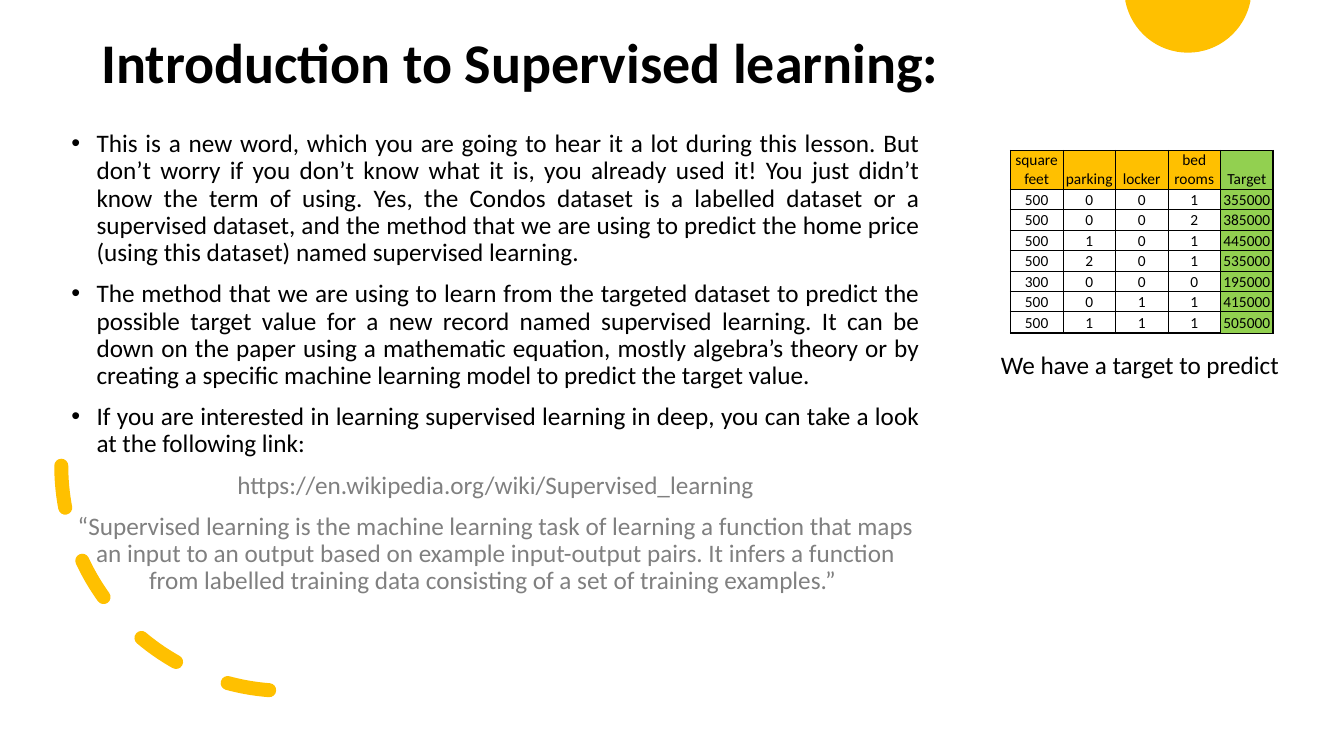
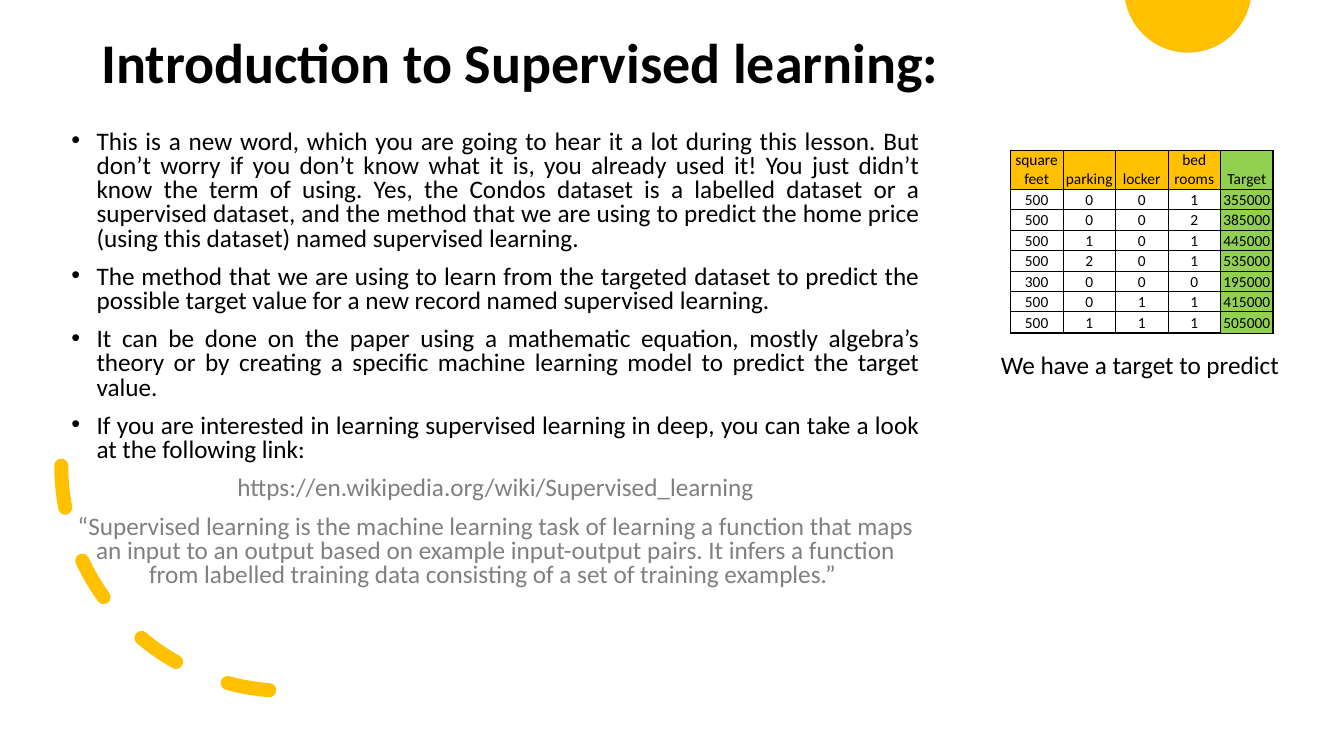
Before and after one commit to BabakEA/Introduction-to-Machine-Learning, a slide deck: slide 7 of Supervised_Learning/Read_Me.pptx. Drawn at 1344x756 pixels with LibreOffice and Linux fonts; fonts in the diff are those of the drawing. Boxes give left, top, right and bottom in pixels: in the first picture for what was removed or moved away, otherwise in the second. Text is boxed around its words. In the diff, an @@ line names an element or a change of style, - is before the commit and + after.

```diff
--- a/Supervised_Learning/Read_Me.pptx
+++ b/Supervised_Learning/Read_Me.pptx
@@ text at box(78, 132, 919, 587): line spacing 0.9 to 0.8 @@
@@ text at box(97, 267, 919, 396): text changed @@
-• The method that we are using to learn from the targeted dataset to predict the possible target value for a new record named supervised learning. It can be down on the paper using a mathematic equation, mostly algebra’s theory or by creating a specific machine learning model to predict the target value.
+• The method that we are using to learn from the targeted dataset to predict the possible target value for a new record named supervised learning.
+• It can be done on the paper using a mathematic equation, mostly algebra’s theory or by creating a specific machine learning model to predict the target value.
```
Also in this commit, not shown: 8 other slides changed.
